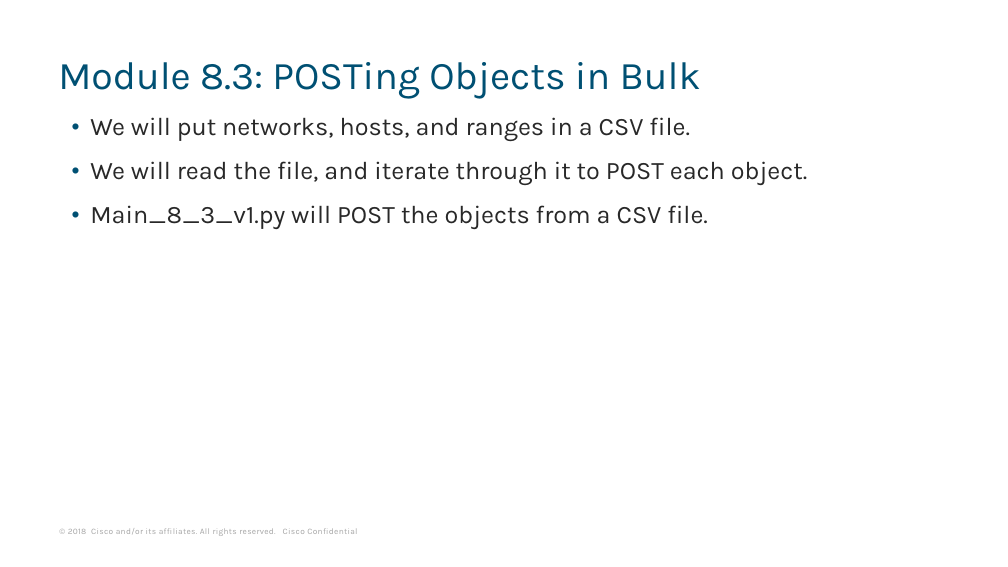
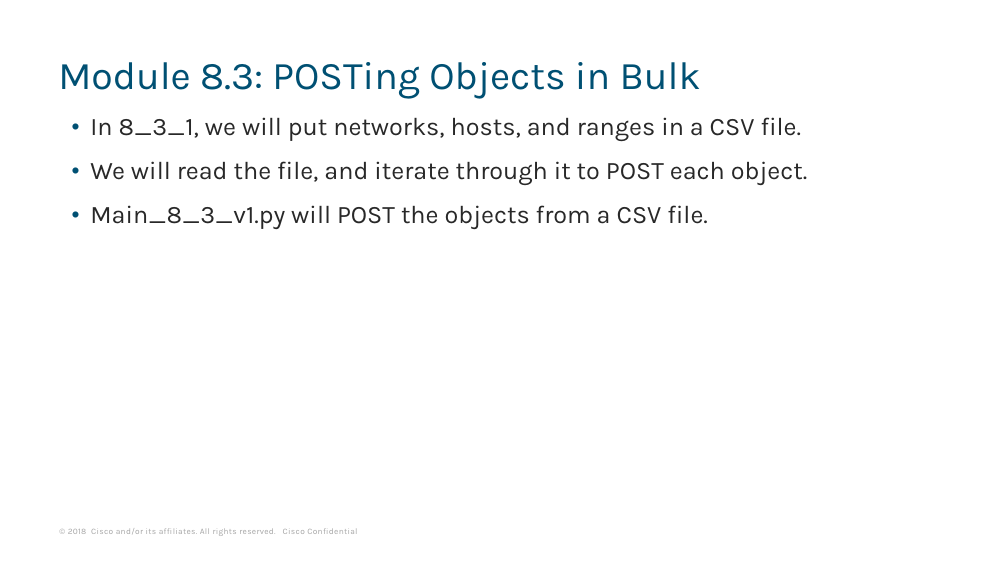
Before and after one commit to rclenden/FMCAPI, a slide deck: slide 87 of Docs/FMC API Programming with Python v1.2.pptx. Drawn at 1008x567 pixels with LibreOffice and Linux fonts; fonts in the diff are those of the drawing. Boxes give left, top, right and bottom in pixels: in the first picture for what was removed or moved away, otherwise in the second. Text is boxed around its words. In the diff, an @@ line names an element or a change of style, - is before the commit and + after.

```diff
--- a/Docs/FMC API Programming with Python v1.2.pptx
+++ b/Docs/FMC API Programming with Python v1.2.pptx
@@ text at (x1=90, y1=117, x2=802, y2=141): text changed @@
-• We will put networks, hosts, and ranges in a CSV file.
+• In 8_3_1, we will put networks, hosts, and ranges in a CSV file.
```
Also in this commit, not shown: 2 other slides changed, 1 slide added, 2 other files.
